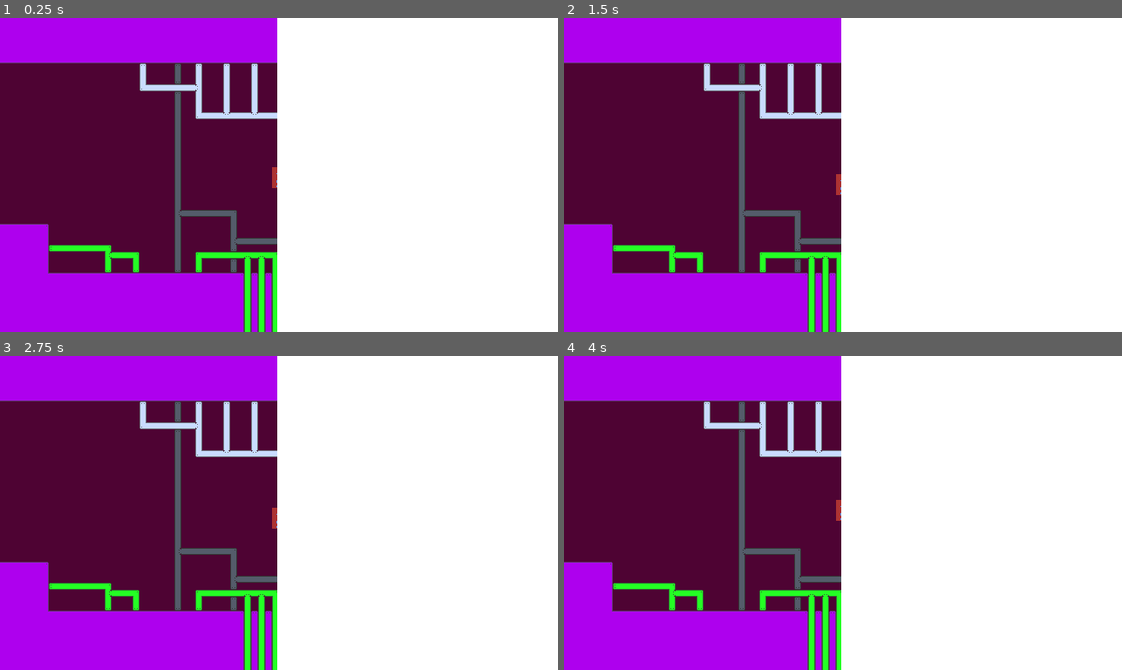
Above: before the commit, frames 1-4 (two rows, left to right).
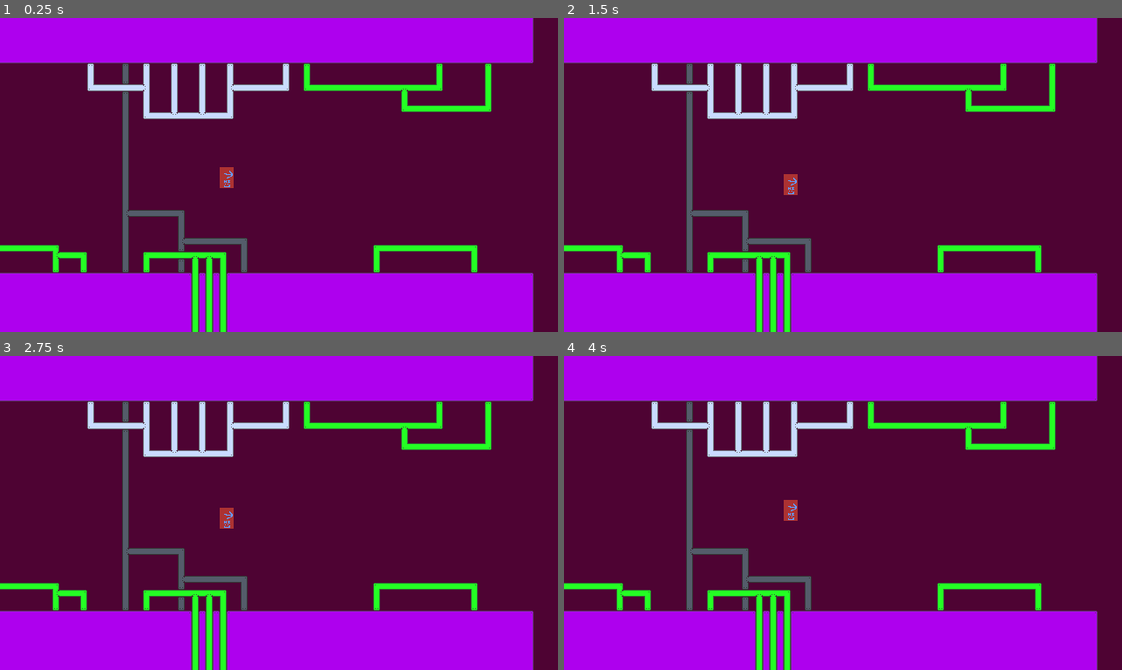
Above: after the commit, the same moments.

Repository: Person552/tower-swing
Game: Godot game, scene res://scenes/main.tscn
Two runs of this game, one before a commit and one after it. Both use one fixed random seed, a clock stepped at 60 frames per second and the inputs below.
Inputs:
- Up to frame 1 (0.25 s): no input
- Up to frame 2 (1.5 s): tap Space (hook) at 0.6, 1.35 s
- Up to frame 3 (2.75 s): tap Space (hook) at 2.1 s
- Up to frame 4 (4 s): tap Space (hook) at 2.85, 3.6 s

The runs differ from the first frame. In frame 1, 60% of the frame differs, in the area x 0-100%, y 0-100%; in frame 2, 60%; in frame 3, 60%; in frame 4, 60%.

Commit message:
camera & music

Diff:
--- a/scenes/main.tscn
+++ b/scenes/main.tscn
@@ -4,11 +4,7 @@
 [ext_resource type="Script" uid="uid://bfk5uunqk1tpt" path="res://scripts/music_manager.gd" id="1_sugp2"]
 [ext_resource type="PackedScene" uid="uid://bfkh5g0igfy7e" path="res://scenes/player.tscn" id="2_0wfyh"]
 [ext_resource type="AudioStream" uid="uid://226hpkjr87k6" path="res://songs/Cyborg Ninja.mp3" id="2_jyhfs"]
-[ext_resource type="Shader" uid="uid://jldok32hacrb" path="res://shaders/test.gdshader" id="3_jyhfs"]
-[ext_resource type="Texture2D" uid="uid://b4rvbbjrlorey" path="res://textures/shader_white.png" id="4_tbgi4"]
-
-[sub_resource type="ShaderMaterial" id="ShaderMaterial_ynw7a"]
-shader = ExtResource("3_jyhfs")
+[ext_resource type="Script" uid="uid://dgpktfofou54" path="res://scripts/camera.gd" id="4_tbgi4"]
 
 [node name="Main" type="Node2D" unique_id=1870406462]
 
@@ -24,11 +20,8 @@
 tile_set = ExtResource("1_o5qli")
 
 [node name="Camera2D" type="Camera2D" parent="." unique_id=280715277]
+script = ExtResource("4_tbgi4")
 
 [node name="Player" parent="." unique_id=625837165 instance=ExtResource("2_0wfyh")]
 
-[node name="Sprite2D" type="Sprite2D" parent="." unique_id=642111236]
-material = SubResource("ShaderMaterial_ynw7a")
-position = Vector2(263.50003, 43.999947)
-scale = Vector2(33.187504, 69.12499)
-texture = ExtResource("4_tbgi4")
+[connection signal="beat" from="MusicManager" to="MusicManager" method="_on_beat"]
--- a/scripts/music_manager.gd
+++ b/scripts/music_manager.gd
@@ -3,6 +3,10 @@
 var time_begin
 var time_delay
 var bpm
+var current_beat
+var current_lateness
+
+signal beat(beat_num)
 
 func _ready():
 	time_begin = Time.get_ticks_usec()
@@ -17,6 +21,15 @@
 	time -= time_delay
 	# May be below 0 (did not begin yet).
 	time = max(0, time)
-	var current_beat = floor((time/60)*bpm)
 
-	print("Time in beats: ", current_beat)
+	var prev_frame_beat = current_beat
+	current_beat = floor((time/60)*bpm)
+
+	if current_beat != prev_frame_beat :
+		beat.emit(current_beat)
+
+	current_lateness = time/60*bpm - current_beat
+
+
+func _on_beat(beat_num: Variant) -> void:
+	print(current_beat, " | ", current_lateness)
